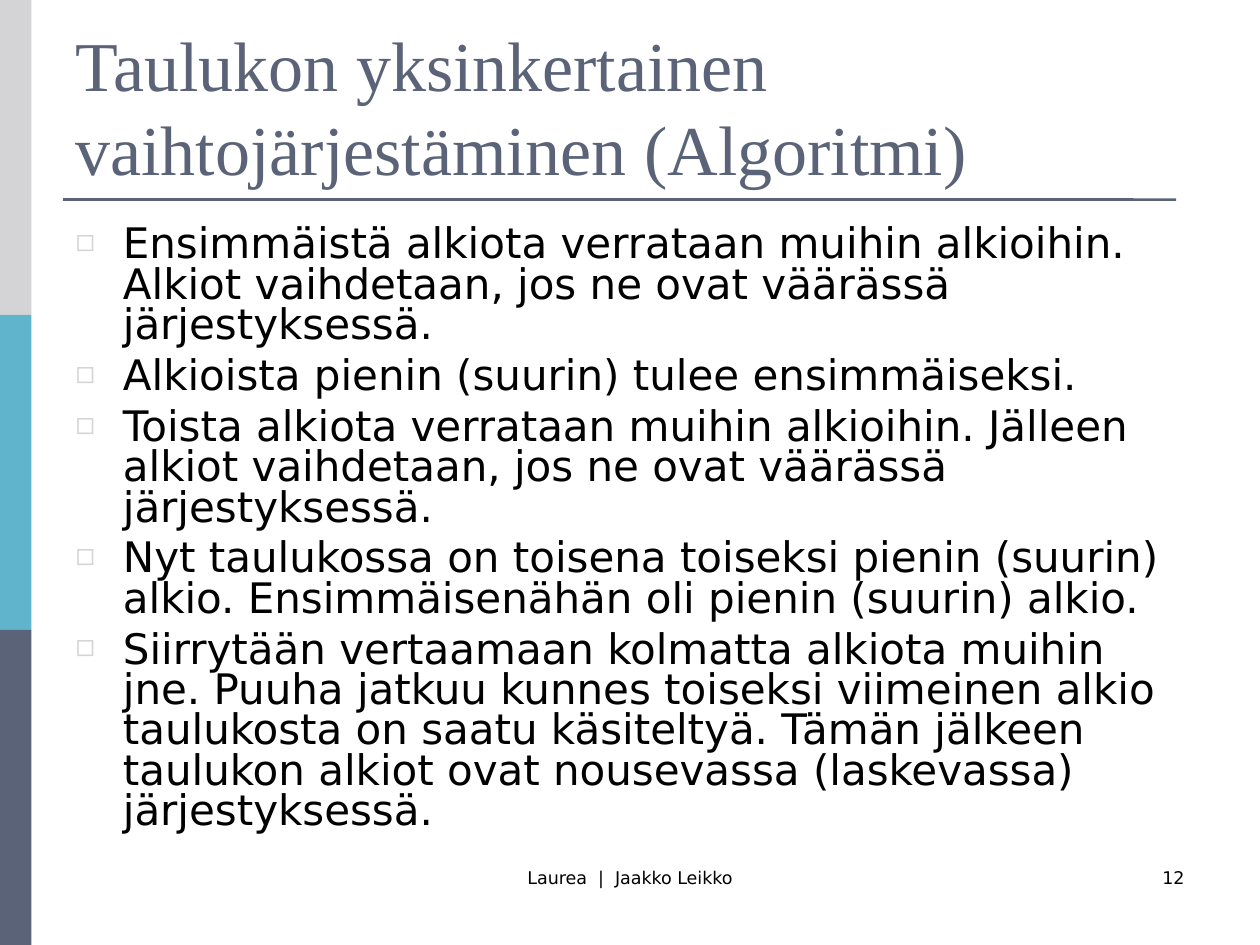
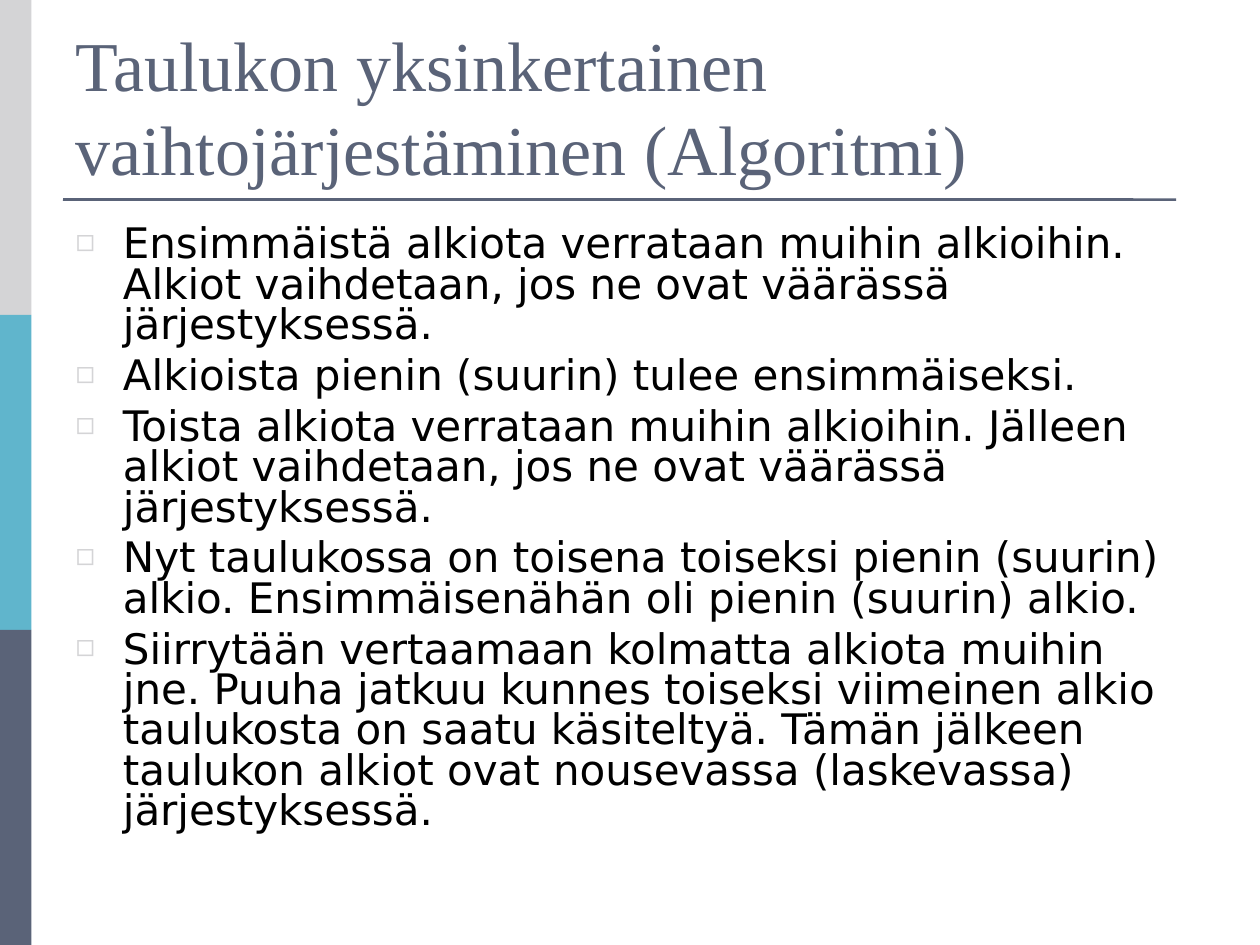
Before and after one commit to mjstenbe/OO_2017, a slide deck: slide 12 of Lecture materials (Antonius)/R0027_Luento-7-Taulukot.ppt. Drawn at 1260x945 pixels with LibreOffice and Linux fonts; fonts in the diff are those of the drawing. Boxes give left, top, right and bottom in pixels: in the first picture for what was removed or moved away, otherwise in the second. Text is boxed around its words. In the diff, an @@ line names an element or a change of style, - is before the commit and + after.

```diff
--- a/Lecture materials (Antonius)/R0027_Luento-7-Taulukot.ppt
+++ b/Lecture materials (Antonius)/R0027_Luento-7-Taulukot.ppt
@@ text removed at (x1=527, y1=871, x2=732, y2=888) @@
-Laurea | Jaakko Leikko
@@ page number removed at (x1=1162, y1=871, x2=1184, y2=884) @@
-12
```
Also in this commit, not shown: 16 other slides changed, 5 other files.
